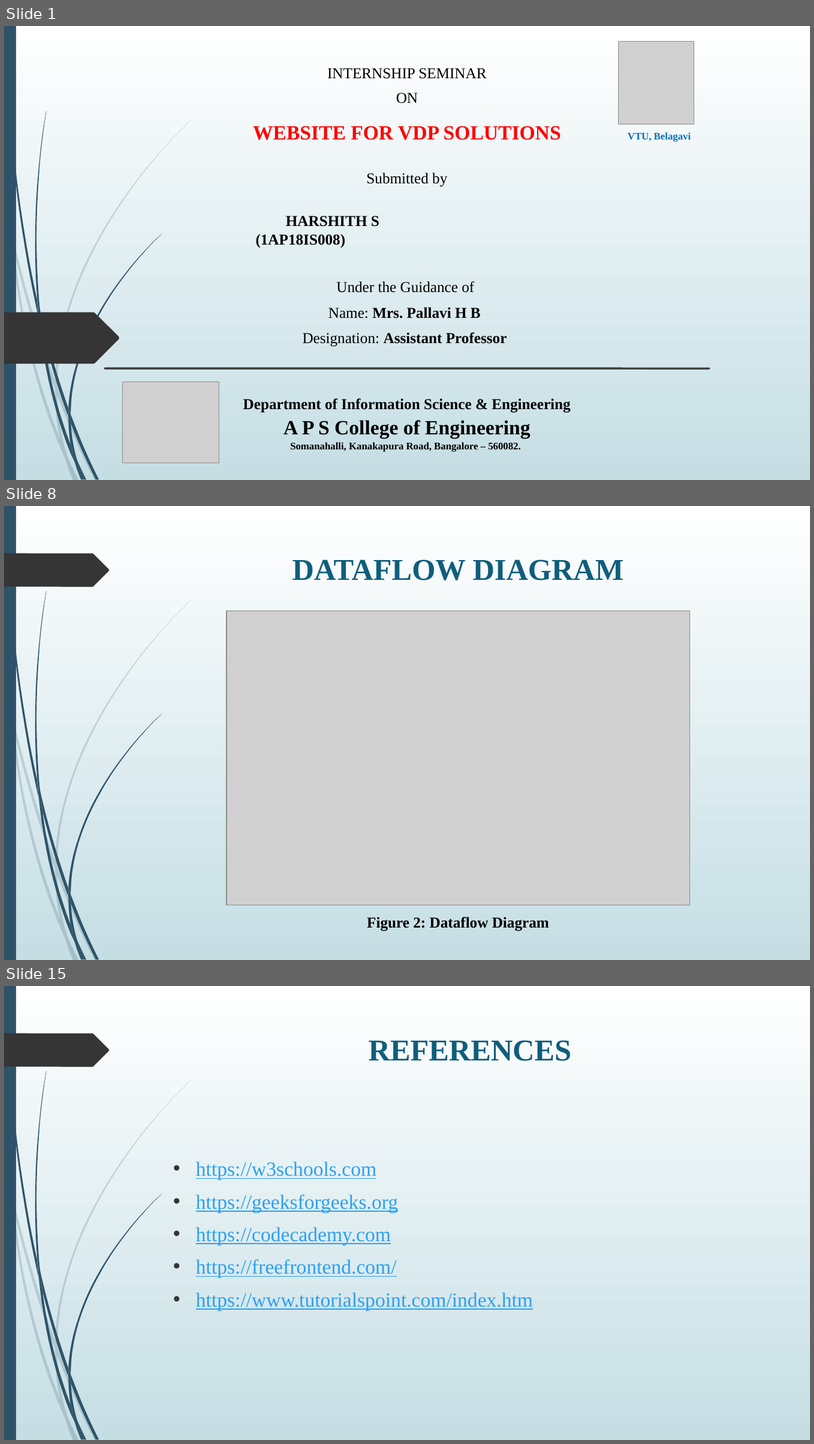
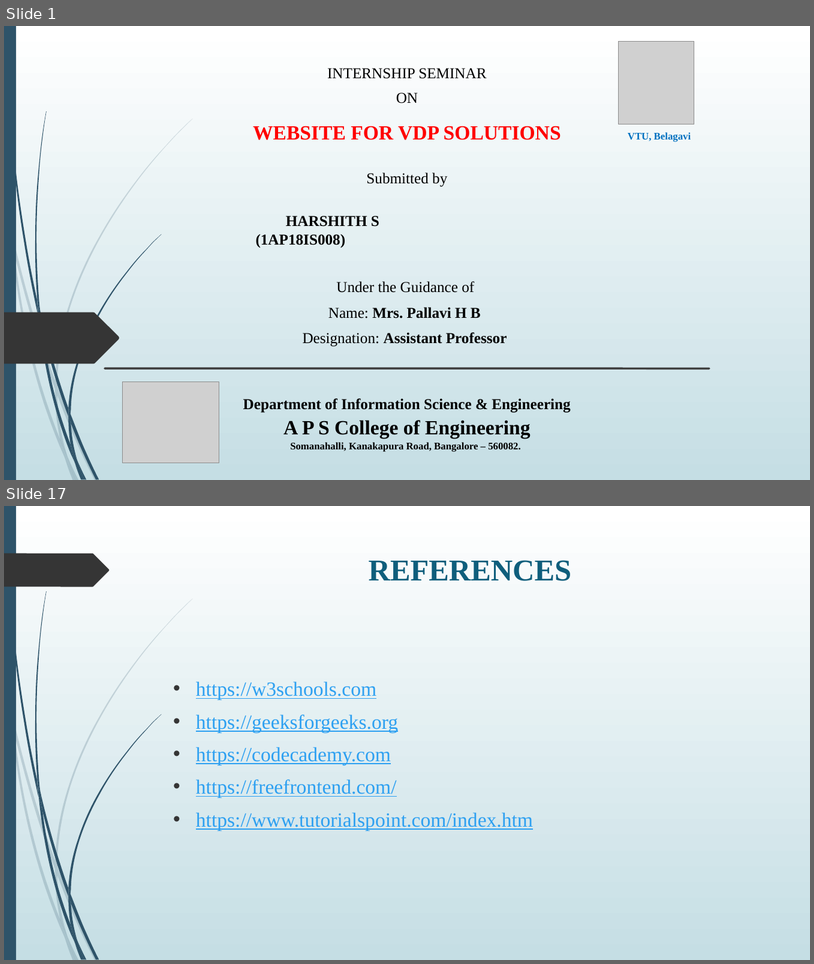
Before and after one commit to Harshith5S/VDP_Solutions, a slide deck: presentation.pptx. Shown one above the other, each under a label of ours: slides 1, 8 and 15 before the commit, slides 1 and 17 after it; the slides between them are not shown. The pictures are 814x1444 and 814x964 pixels, drawn with LibreOffice and Linux fonts; fonts in the diff are those of the drawing; grey boxes stand for pictures. Boxes give left, top, right and bottom in pixels: in the first picture for what was removed or moved away, otherwise in the second. Text is boxed around its words. In the diff, an @@ line names an element or a change of style, - is before the commit and + after.

```diff
--- a/presentation.pptx
+++ b/presentation.pptx
@@ slide 8 removed at (4, 506, 810, 960), background gradient #FFFFFF to #C5DEE5; not listed: 24 template elements that a slide beside it also shows @@
@@ title removed at (293, 559, 624, 580) @@
-DATAFLOW DIAGRAM
@@ picture removed at (227, 610, 690, 904) @@
@@ text removed at (367, 916, 549, 931) @@
-Figure 2: Dataflow Diagram
@@ what was slide 15 is now slide 17 @@
```
Also in this commit, not shown: 7 slides changed, 8 slides added, 5 other slides removed.
